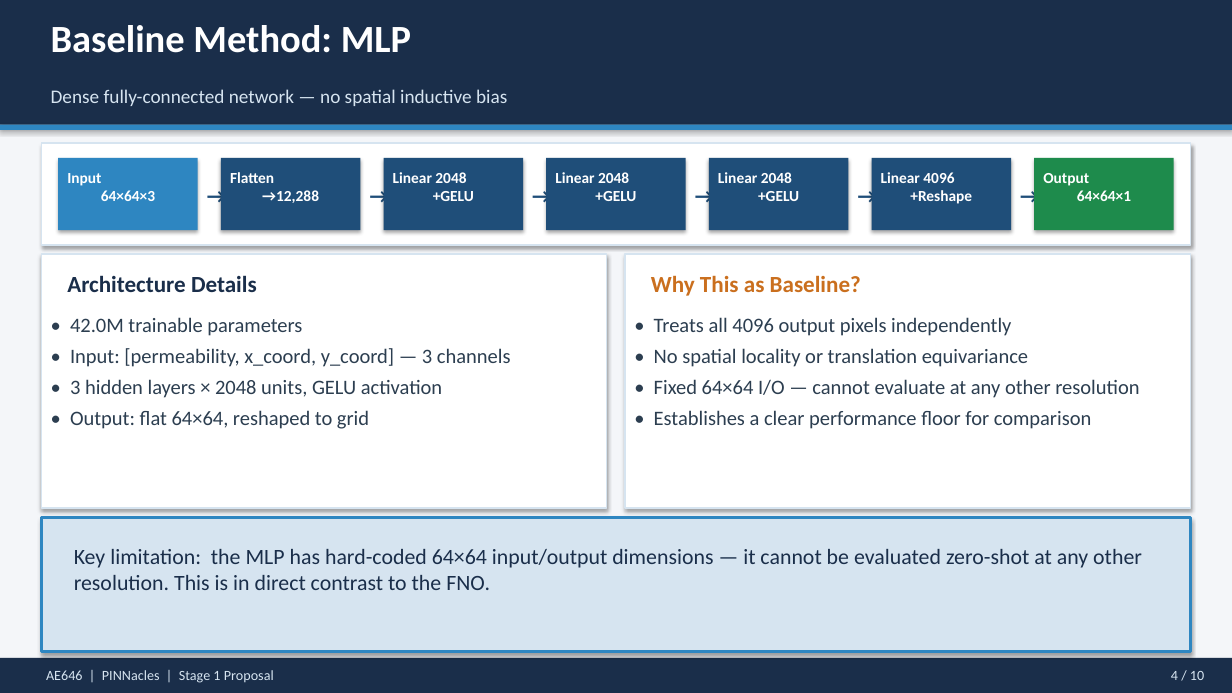
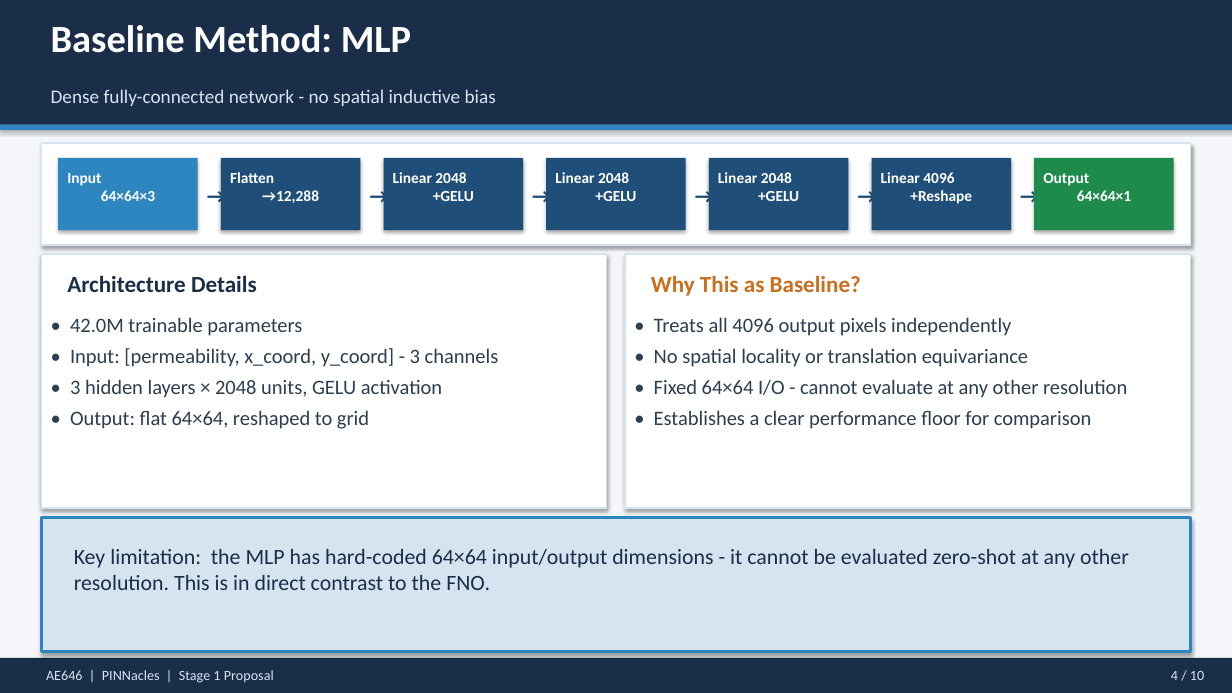
Before and after one commit to ARYAMANN7279/AE646-PINNacles, a slide deck: slide 4 of docs/PINNacles_Stage1_Presentation.pptx. Drawn at 1232x693 pixels with LibreOffice and Linux fonts; fonts in the diff are those of the drawing. Boxes give left, top, right and bottom in pixels: in the first picture for what was removed or moved away, otherwise in the second. Text is boxed around its words. In the diff, an @@ line names an element or a change of style, - is before the commit and + after.

```diff
--- a/docs/PINNacles_Stage1_Presentation.pptx
+++ b/docs/PINNacles_Stage1_Presentation.pptx
@@ text at (51, 89, 496, 106): text changed @@
-Dense fully-connected network — no spatial inductive bias
+Dense fully-connected network - no spatial inductive bias
@@ text at (70, 348, 499, 367): text changed @@
-• Input: [permeability, x_coord, y_coord] — 3 channels
+• Input: [permeability, x_coord, y_coord] - 3 channels
@@ text at (654, 379, 1127, 398): text changed @@
-• Fixed 64×64 I/O — cannot evaluate at any other resolution
+• Fixed 64×64 I/O - cannot evaluate at any other resolution
@@ text at (74, 549, 1129, 590): text changed @@
-Key limitation: the MLP has hard-coded 64×64 input/output dimensions — it cannot be evaluated zero-shot at any other resolution. This is in direct contrast to the FNO.
+Key limitation: the MLP has hard-coded 64×64 input/output dimensions - it cannot be evaluated zero-shot at any other resolution. This is in direct contrast to the FNO.
```
Also in this commit, not shown: 9 other slides changed, 1 other file.
